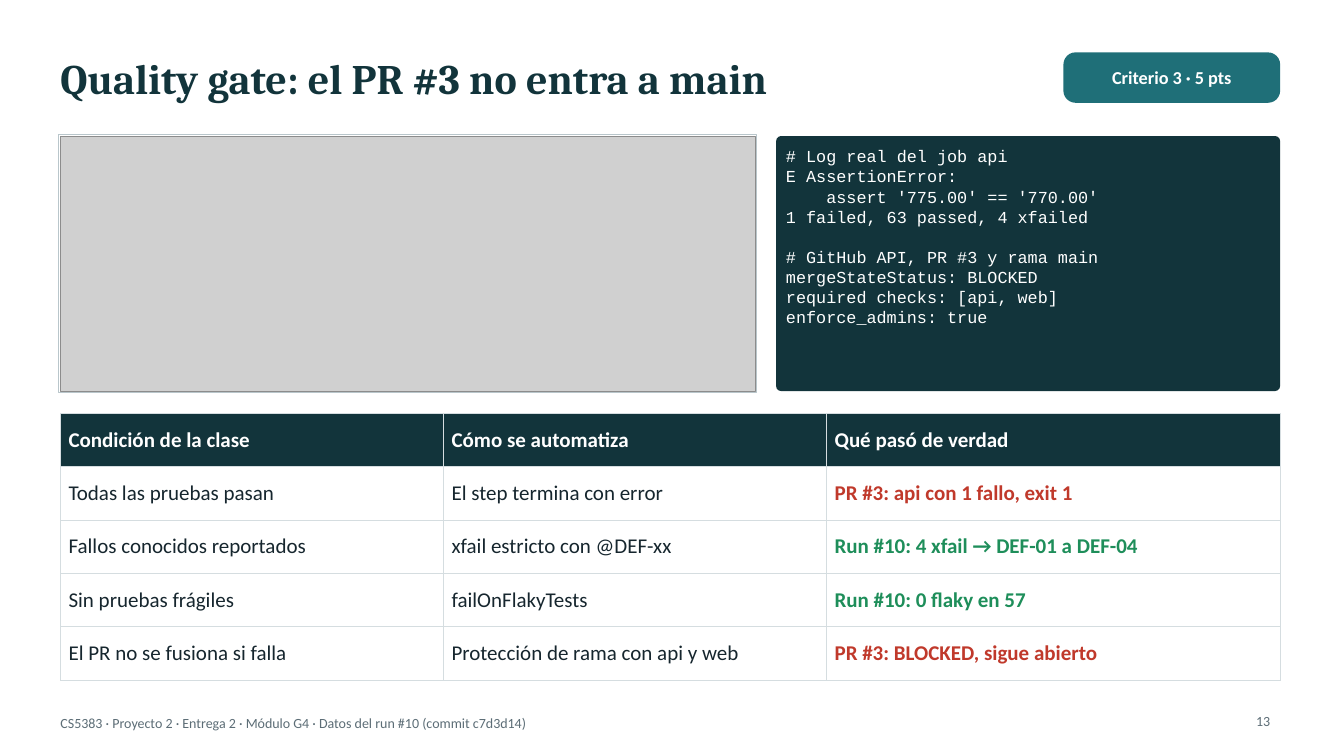
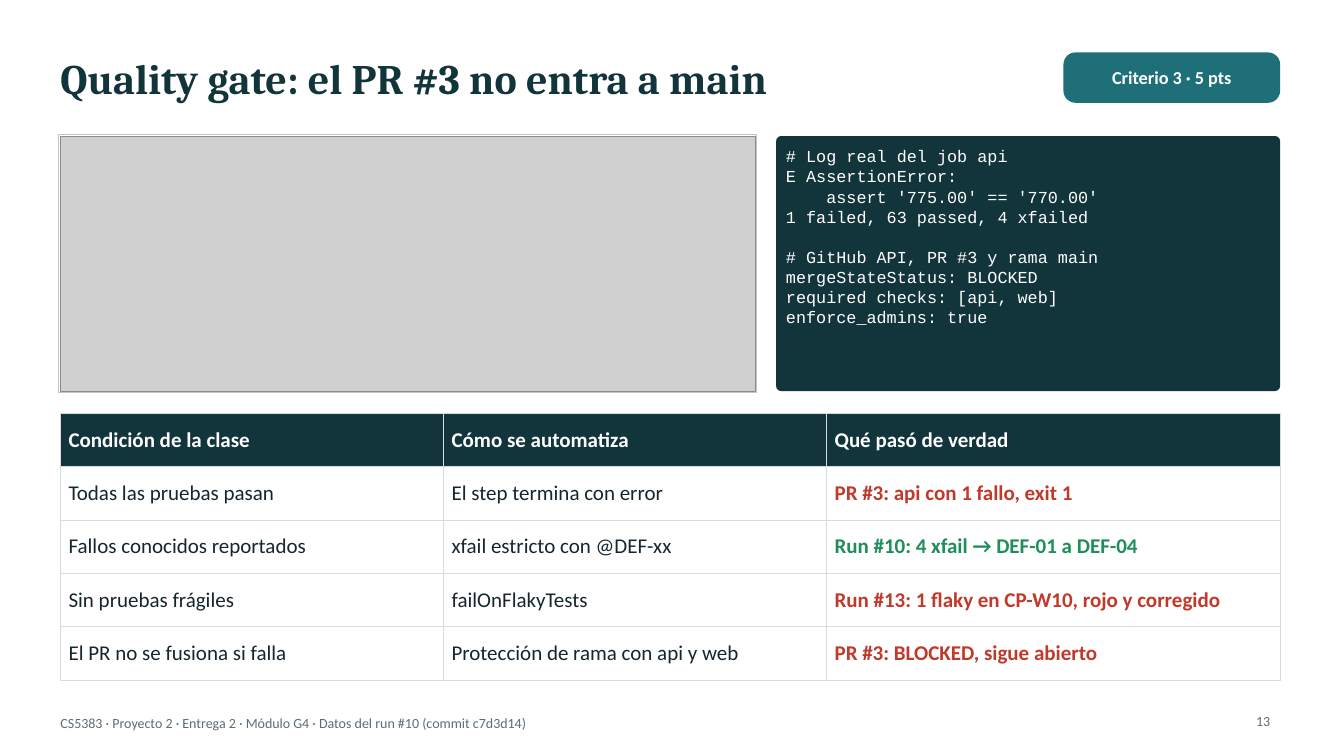
Before and after one commit to Joharjbe/qolqe-wallet, a slide deck: slide 13 of docs/Entrega2_G4_E2E_CICD.pptx. Drawn at 1344x756 pixels with LibreOffice and Linux fonts; fonts in the diff are those of the drawing; grey boxes stand for pictures. Boxes give left, top, right and bottom in pixels: in the first picture for what was removed or moved away, otherwise in the second. Text is boxed around its words. In the diff, an @@ line names an element or a change of style, - is before the commit and + after.

```diff
--- a/docs/Entrega2_G4_E2E_CICD.pptx
+++ b/docs/Entrega2_G4_E2E_CICD.pptx
@@ table at [60,413,1280,668] @@
-row 4, column 3: Run #10: 0 flaky en 57
+row 4, column 3: Run #13: 1 flaky en CP-W10, rojo y corregido
```
Also in this commit, not shown: 3 other slides changed, 2 other files.
